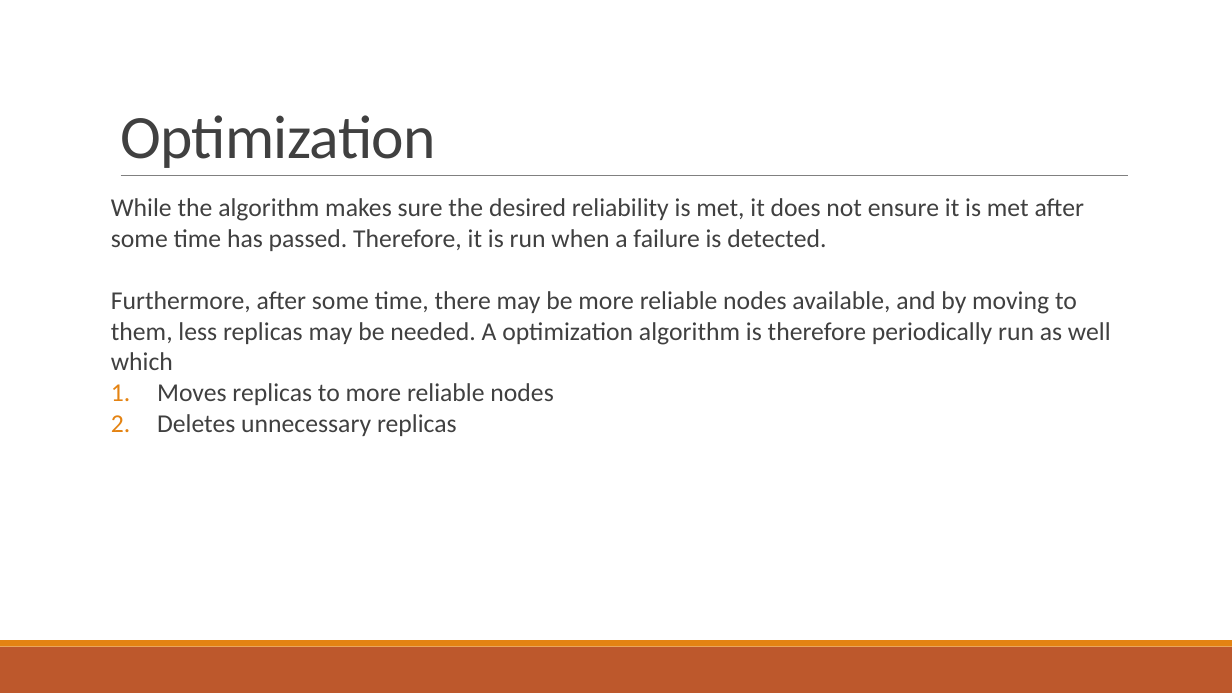
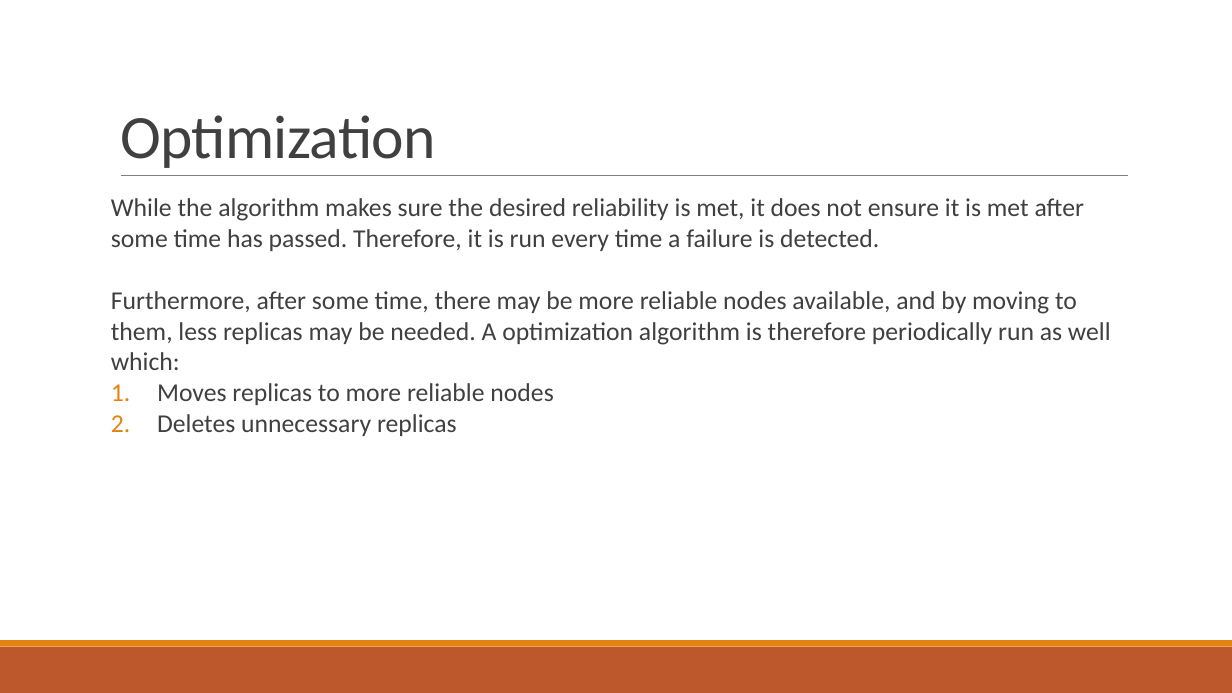
Before and after one commit to PStahl/master_thesis, a slide deck: slide 18 of presentation/presentation2.pptx. Drawn at 1232x693 pixels with LibreOffice and Linux fonts; fonts in the diff are those of the drawing. Boxes give left, top, right and bottom in pixels: in the first picture for what was removed or moved away, otherwise in the second. Text is boxed around its words. In the diff, an @@ line names an element or a change of style, - is before the commit and + after.

Commit message:
update presentation

```diff
--- a/presentation/presentation2.pptx
+++ b/presentation/presentation2.pptx
@@ text at (111,198,1111,370): text changed @@
-While the algorithm makes sure the desired reliability is met, it does not ensure it is met after some time has passed. Therefore, it is run when a failure is detected.
-Furthermore, after some time, there may be more reliable nodes available, and by moving to them, less replicas may be needed. A optimization algorithm is therefore periodically run as well which
+While the algorithm makes sure the desired reliability is met, it does not ensure it is met after some time has passed. Therefore, it is run every time a failure is detected.
+Furthermore, after some time, there may be more reliable nodes available, and by moving to them, less replicas may be needed. A optimization algorithm is therefore periodically run as well which:
```
Also in this commit, not shown: 21 other slides changed, 1 slide added, 5 slides removed.
